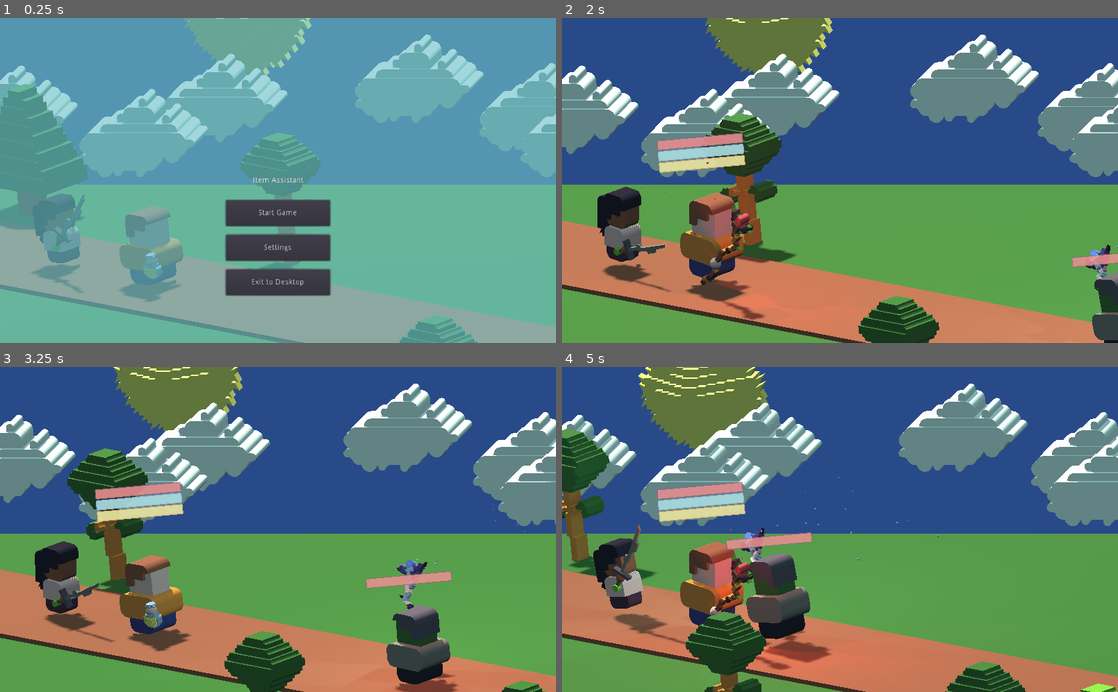
Above: before the commit, frames 1-4 (two rows, left to right).
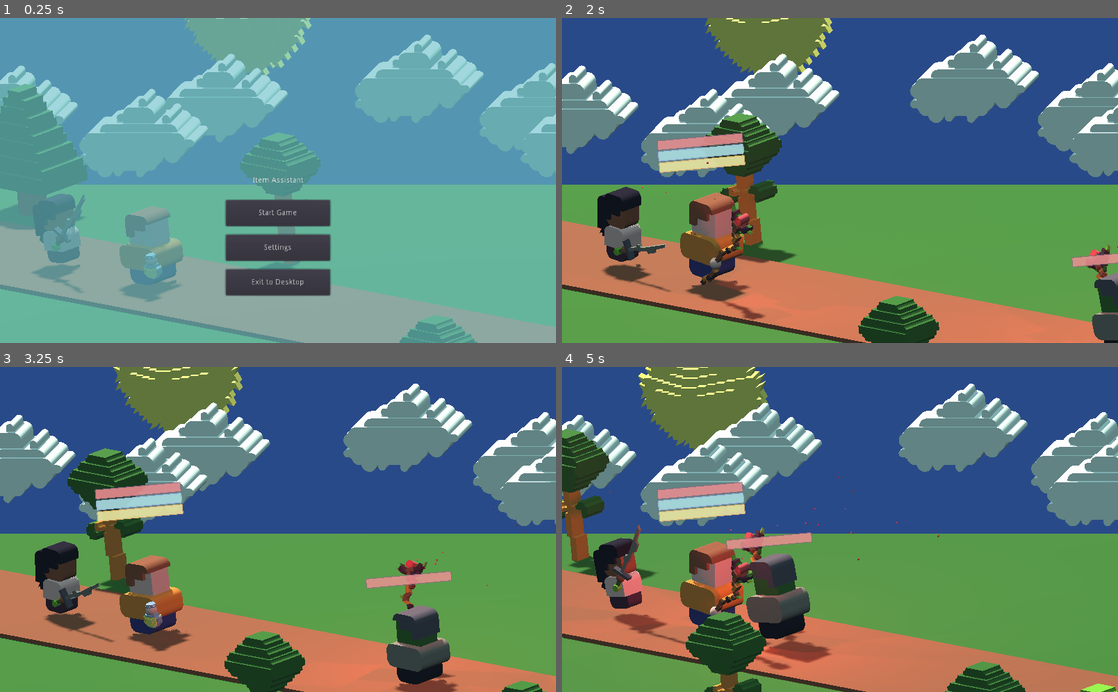
Above: after the commit, the same moments.

Repository: matt-cles/item-assistant
Game: Godot game, scene res://scenes/Main.tscn
The game is run twice, just before and just after one commit, with the same random seed, the same clock (stepped at 60 frames per second) and the same inputs.
Inputs:
- Up to frame 1 (0.25 s): no input
- Up to frame 2 (2 s): click "Start Game" at 0.5 s; tap Enter (ui_accept) at 1.25, 1.52 s; hold Right (ui_right) from 1.28 s (still down)
- Up to frame 3 (3.25 s): release Right (ui_right) at 2.03 s; hold Left (ui_left) 2.03-2.78 s; tap Enter (ui_accept) at 2.27 s; hold Right (ui_right) from 2.78 s (still down)
- Up to frame 4 (5 s): tap Enter (ui_accept) at 3.77, 4.52 s; release Right (ui_right) at 4.28 s; hold Left (ui_left) from 4.28 s (still down)

The runs differ from the first frame. In frame 2, 0.2% of the frame differs, in the area x 94-100%, y 69-84%; in frame 3, 0.8%; in frame 4, 1.0%, in the area x 1-68%, y 33-80%.

Commit message:
add enemy types

Diff:
--- a/scenes/Enemy.tscn
+++ b/scenes/Enemy.tscn
@@ -13,6 +13,12 @@
 [ext_resource path="res://assets/bars/health_bar.png" type="Texture" id=11]
 [ext_resource path="res://assets/bars/empty_bar.png" type="Texture" id=12]
 [ext_resource path="res://scripts/StatusBarSprite.gd" type="Script" id=13]
+[ext_resource path="res://color_scheme/orange.tres" type="Material" id=14]
+[ext_resource path="res://color_scheme/blue_gray.tres" type="Material" id=15]
+[ext_resource path="res://color_scheme/red.tres" type="Material" id=16]
+[ext_resource path="res://color_scheme/dark_blue.tres" type="Material" id=17]
+[ext_resource path="res://color_scheme/brown.tres" type="Material" id=18]
+[ext_resource path="res://color_scheme/blue.tres" type="Material" id=19]
 
 [sub_resource type="SphereMesh" id=1]
 
@@ -51,7 +57,9 @@
 [node name="pivot" type="Spatial" parent="."]
 transform = Transform( 1, 0, 0, 0, 0.999086, 0, 0, 0, 0.762948, 0, 0, 0 )
 
-[node name="EnemyMesh" type="MeshInstance" parent="pivot"]
+[node name="Meshes" type="Spatial" parent="pivot"]
+
+[node name="Type1" type="MeshInstance" parent="pivot/Meshes"]
 transform = Transform( 0.1, 0, 0, 0, 0.1, 0, 0, 0, 0.1, 0, 0, 0 )
 mesh = ExtResource( 1 )
 material/0 = ExtResource( 4 )
@@ -59,13 +67,46 @@
 material/2 = ExtResource( 7 )
 material/3 = ExtResource( 5 )
 
+[node name="Type2" type="MeshInstance" parent="pivot/Meshes"]
+transform = Transform( 0.1, 0, 0, 0, 0.1, 0, 0, 0, 0.1, 0, 0, 0 )
+visible = false
+mesh = ExtResource( 1 )
+material/0 = ExtResource( 6 )
+material/1 = ExtResource( 14 )
+material/2 = ExtResource( 15 )
+material/3 = ExtResource( 16 )
+
+[node name="Type3" type="MeshInstance" parent="pivot/Meshes"]
+transform = Transform( 0.1, 0, 0, 0, 0.1, 0, 0, 0, 0.1, 0, 0, 0 )
+visible = false
+mesh = ExtResource( 1 )
+material/0 = ExtResource( 15 )
+material/1 = ExtResource( 17 )
+material/2 = ExtResource( 18 )
+material/3 = ExtResource( 19 )
+
 [node name="RightHand" type="Spatial" parent="pivot"]
 transform = Transform( -0.0219959, -0.772121, -0.635095, 0.130085, 0.627638, -0.76756, 0.991259, -0.0994995, 0.0866358, -0.364854, -0.0331169, -0.356495 )
 
-[node name="HandMesh" type="MeshInstance" parent="pivot/RightHand"]
-transform = Transform( 0.07, 9.11939e-11, -9.31323e-10, -2.4315e-09, 0.07, 1.10425e-08, -9.31323e-10, -1.08309e-10, 0.07, 0, 0, 0 )
+[node name="HandMeshes" type="Spatial" parent="pivot/RightHand"]
+transform = Transform( 1, 0, 7.45058e-09, 0, 1, 1.67638e-08, 7.45058e-09, 5.58794e-09, 1, 0, 0, 0 )
+
+[node name="Type1" type="MeshInstance" parent="pivot/RightHand/HandMeshes"]
+transform = Transform( 0.07, -9.31323e-10, 0, -2.79397e-09, 0.07, 1.49012e-08, -9.31323e-10, 2.85218e-09, 0.07, 0, 0, 0 )
 mesh = SubResource( 1 )
 material/0 = ExtResource( 5 )
+
+[node name="Type2" type="MeshInstance" parent="pivot/RightHand/HandMeshes"]
+transform = Transform( 0.07, -9.31323e-10, 0, -2.79397e-09, 0.07, 1.49012e-08, -9.31323e-10, 2.85218e-09, 0.07, 0, 0, 0 )
+visible = false
+mesh = SubResource( 1 )
+material/0 = ExtResource( 16 )
+
+[node name="Type3" type="MeshInstance" parent="pivot/RightHand/HandMeshes"]
+transform = Transform( 0.07, -9.31323e-10, 0, -2.79397e-09, 0.07, 1.49012e-08, -9.31323e-10, 2.85218e-09, 0.07, 0, 0, 0 )
+visible = false
+mesh = SubResource( 1 )
+material/0 = ExtResource( 19 )
 
 [node name="WeaponSlot" type="Spatial" parent="pivot/RightHand"]
 
--- a/scripts/Enemy.gd
+++ b/scripts/Enemy.gd
@@ -14,6 +14,21 @@
 var health:float
 var weapon:Item
 
+var types = [
+	{
+		'resistances': [Item.DAMAGE_TYPES.ICE, Item.DAMAGE_TYPES.PIERCE],
+		'weaknesses' : [Item.DAMAGE_TYPES.FIRE, Item.DAMAGE_TYPES.HEAVY],
+	},
+	{
+		'resistances': [Item.DAMAGE_TYPES.FIRE, Item.DAMAGE_TYPES.STEALTH],
+		'weaknesses' : [Item.DAMAGE_TYPES.ICE, Item.DAMAGE_TYPES.SLASH],
+	},
+	{
+		'resistances': [Item.DAMAGE_TYPES.HEAVY, Item.DAMAGE_TYPES.SLASH],
+		'weaknesses' : [Item.DAMAGE_TYPES.STEALTH, Item.DAMAGE_TYPES.PIERCE],
+	},
+]
+
 func _ready():
 	var _connected = $Area.connect("area_entered", self, 'initiate_combat')
 	_connected = events.connect("start_moving", self, "start_moving")
@@ -25,6 +40,13 @@
 	initialize()
 
 func initialize():
+	var type = randi() % len(types)
+	for mesh in $pivot/Meshes.get_children():
+		mesh.visible = false
+	for mesh in $pivot/RightHand/HandMeshes.get_children():
+		mesh.visible = false
+	$pivot/Meshes.get_child(type).visible = true
+	$pivot/RightHand/HandMeshes.get_child(type).visible = true
 	move_speed = 2
 	dead = false
 	health = 100 * level / 10.0
@@ -59,7 +81,7 @@
 		events.emit_signal("damage_hero", damage)
 		events.emit_signal("hero_turn")
 
-func take_damage(damage):
+func take_damage(damage, damage_tyoe=Item.DAMAGE_TYPES.NONE):
 	health = health - damage
 	$StatusBars/HealthBarSprite/Viewport/HealthBar.value = health
 	if health <= 0:
Not shown: 1 places in scenes/Enemy.tscn that only renumber resources
